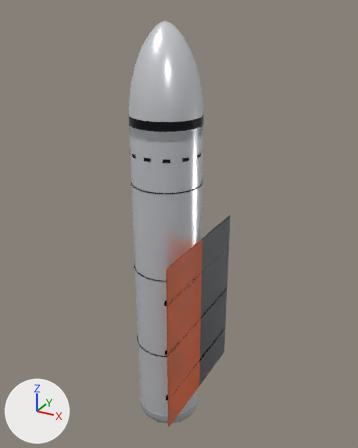
Renders of the Blender file art/blend/ships/illuminus_courier.blend from each side of a commit.
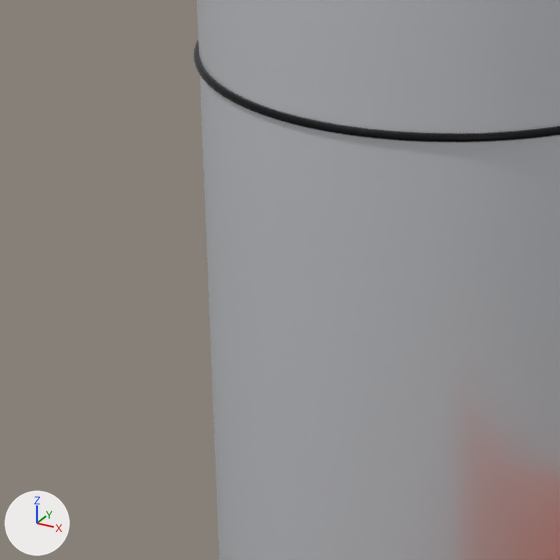
The first picture shows the older version from a camera (50 mm lens) standing at (30.4, -52.1, 56.5) and looking at (0.8, 1.8, 29.5). The close-ups show the older and then the newer version on the part from 29% to 50% of the width and 39% to 56% of the height of that picture. Only the edits that show in the close-ups are written down. The axes (+X, +Y, +Z) are drawn at lower left. The lights are the same throughout.

The first close-up shows 'IlluminusCourier_Hull'.
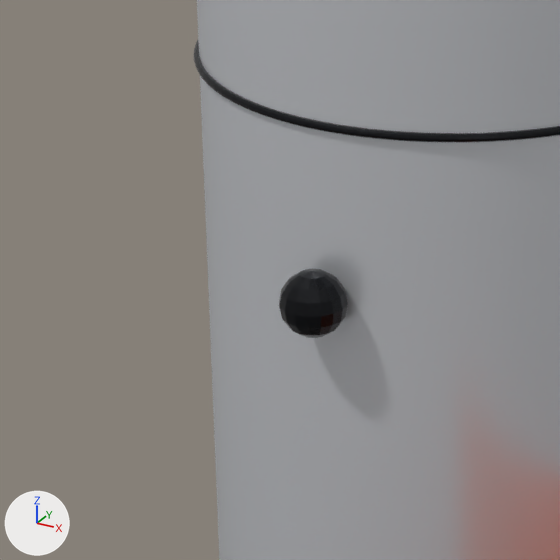
Pixel boxes (x1, y1, x2, y2) of what changed, in the close-ups (560 x 560 px):
part 1 of me_hull, added (black)
    after: (279, 269, 348, 338)

The change, as a diff of the scene's bpy script:
```diff
--- a/art/blend/ships/illuminus_courier.blend.py
+++ b/art/blend/ships/illuminus_courier.blend.py
@@ mat_illuminusstrobe @@
+mat_illuminusstrobe = principled_material('IlluminusStrobe')
+mat_illuminusstrobe.base_color = (0.85, 0.85, 0.85)  # white #ededed
+mat_illuminusstrobe.roughness = 0.3
+mat_illuminusstrobe.emission_strength = 1.0
@@ mat_illuminusnavyellow @@
+mat_illuminusnavyellow = principled_material('IlluminusNavYellow')
+mat_illuminusnavyellow.base_color = (0.62, 0.5, 0.02)  # yellow #cebc27
+mat_illuminusnavyellow.roughness = 0.35
+mat_illuminusnavyellow.emission_color = (1.0, 0.78, 0.05)  # yellow #ffe53f
+mat_illuminusnavyellow.emission_strength = 1.0
@@ mat_illuminusnavwhite @@
+mat_illuminusnavwhite = principled_material('IlluminusNavWhite')
+mat_illuminusnavwhite.base_color = (0.7, 0.7, 0.68)  # light grey #dadad7
+mat_illuminusnavwhite.roughness = 0.35
+mat_illuminusnavwhite.emission_color = (1.0, 0.98, 0.92)  # white #fffdf6
+mat_illuminusnavwhite.emission_strength = 1.0
@@ mat_illuminusnavgreen @@
+mat_illuminusnavgreen = principled_material('IlluminusNavGreen')
+mat_illuminusnavgreen.base_color = (0.02, 0.5, 0.06)  # green #27bc45
+mat_illuminusnavgreen.roughness = 0.35
+mat_illuminusnavgreen.emission_color = (0.05, 1.0, 0.12)  # green #3fff61
+mat_illuminusnavgreen.emission_strength = 1.0
@@ mat_illuminusnavred @@
+mat_illuminusnavred = principled_material('IlluminusNavRed')
+mat_illuminusnavred.base_color = (0.55, 0.02, 0.02)  # red #c42727
+mat_illuminusnavred.roughness = 0.35
+mat_illuminusnavred.emission_color = (1.0, 0.04, 0.03)  # red #ff3830
+mat_illuminusnavred.emission_strength = 1.0
@@ me_hull @@
 # used by ob_illuminuscourier_hull; location = (0.0, 0.0, 0.0)
-me_hull.from_pydata(...)  # 10082 vertices, 9964 faces; spans x -4.6..4.6, y -4.6..4.6, z -0.9..55.0
+me_hull.from_pydata(...)  # 12134 vertices, 12268 faces; spans x -5.6..5.6, y -5.5..5.5, z -0.9..55.0
+# me_hull part 1: a new loose piece, a UV sphere (16 segments, 8 rings, poles along z) spanning x -0.6..0.6, y -5.5..-4.3, z 32.4..33.6, in mat_illuminustrim (black #27282b)
+# other edits to the shape of me_hull do not show in these pictures
 me_hull.materials.append(mat_illuminushull)
@@ me_hull @@
 me_hull.materials.append(mat_illuminushullworn)
+me_hull.materials.append(mat_illuminusnavred)  # red #c42727, glowing red #ff3830
+me_hull.materials.append(mat_illuminusnavgreen)  # green #27bc45, glowing green #3fff61
+me_hull.materials.append(mat_illuminusnavwhite)  # light grey #dadad7, glowing white #fffdf6
+me_hull.materials.append(mat_illuminusnavyellow)  # yellow #cebc27, glowing yellow #ffe53f
+me_hull.materials.append(mat_illuminusstrobe)  # white #ededed, glowing white #ffffff
```
